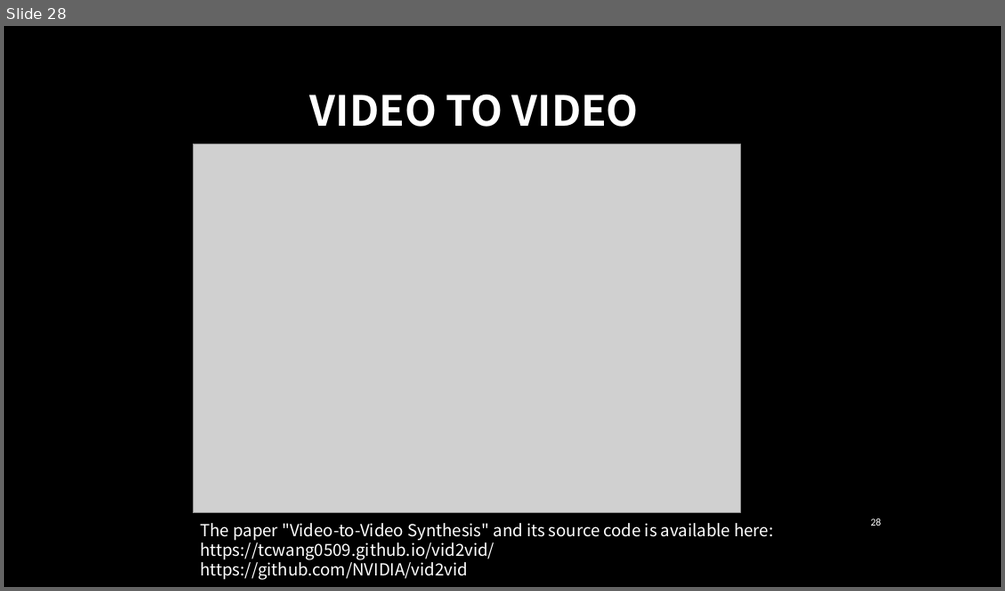
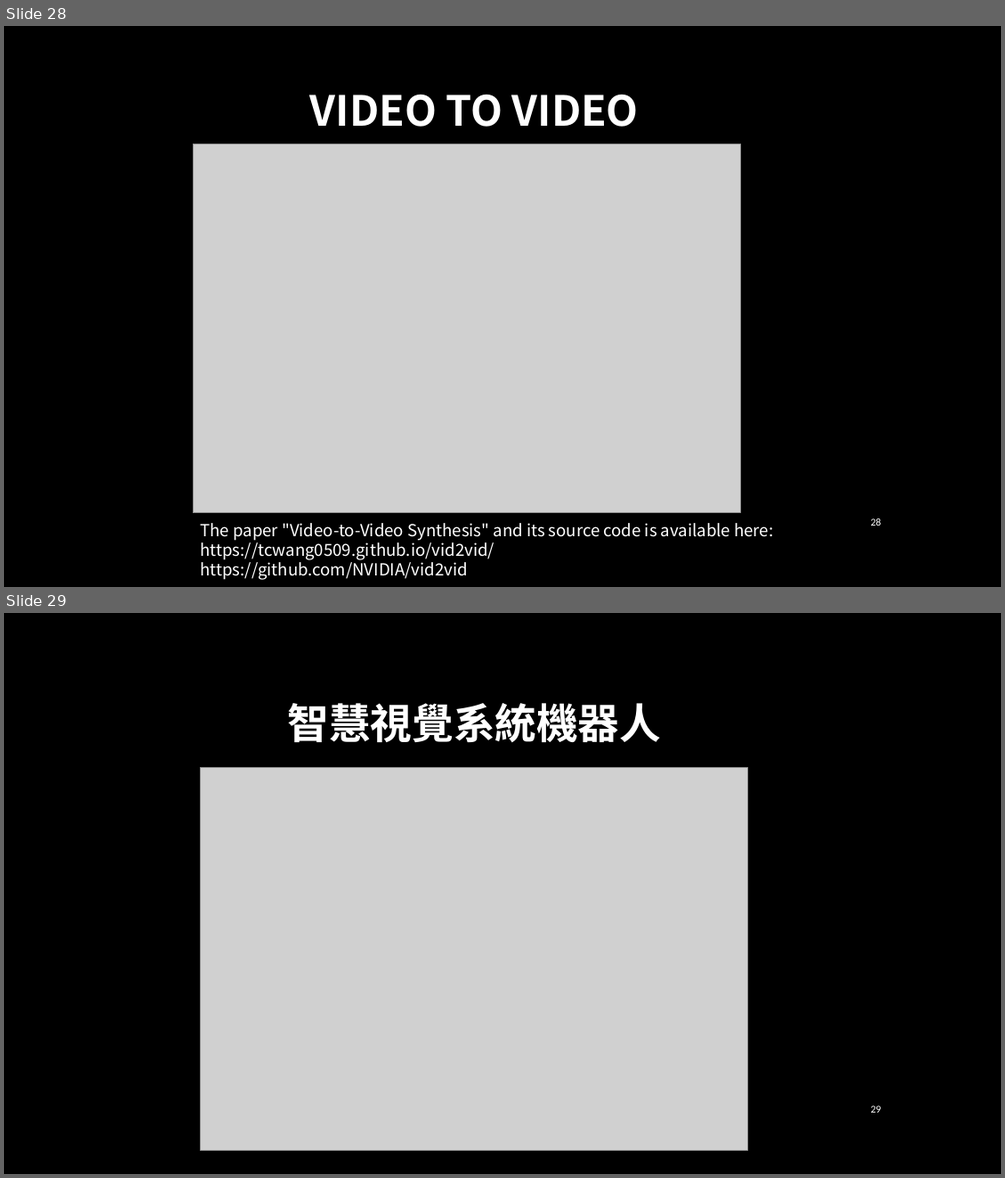
Before and after one commit to jiaweichang/biography, a slide deck: slides/10701/Multimedia_System/[W4] Foundation of Computer Vision.pptx. Shown one above the other, each under a label of ours: slide 28 before the commit, slides 28 and 29 after it. The pictures are 1005x591 and 1005x1178 pixels, drawn with LibreOffice and Linux fonts; fonts in the diff are those of the drawing; grey boxes stand for pictures; background and template pictures are left out. Boxes give left, top, right and bottom in pixels: in the first picture for what was removed or moved away, otherwise in the second. Text is boxed around its words. In the diff, an @@ line names an element or a change of style, - is before the commit and + after.

Commit message:
20181001v2

```diff
--- a/slides/10701/Multimedia_System/[W4] Foundation of Computer Vision.pptx
+++ b/slides/10701/Multimedia_System/[W4] Foundation of Computer Vision.pptx
@@ slide 29 added at box(4, 613, 1001, 1174), background picture (left out) @@
@@ title added at box(288, 703, 662, 742), 40 pt, text #FFFFFF, bold @@
+智慧視覺系統機器人
@@ picture added at box(201, 768, 748, 1150) @@
@@ text added at box(871, 1105, 882, 1112), 10 pt, text #FFFFFF @@
+29
```
